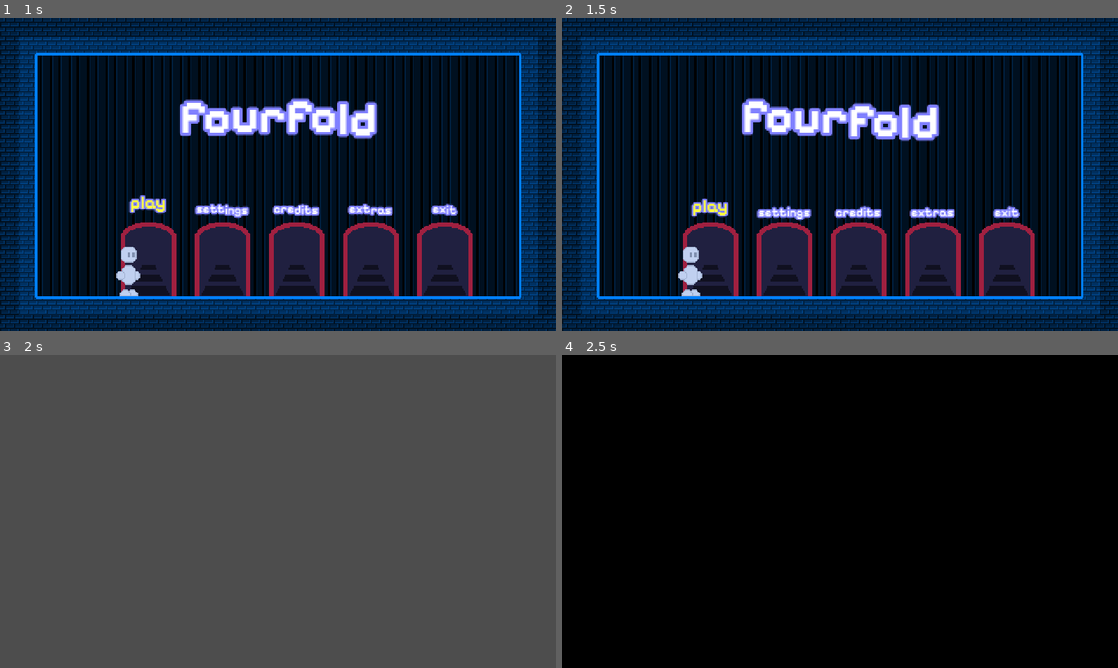
Above: before the commit, frames 1-4 (two rows, left to right).
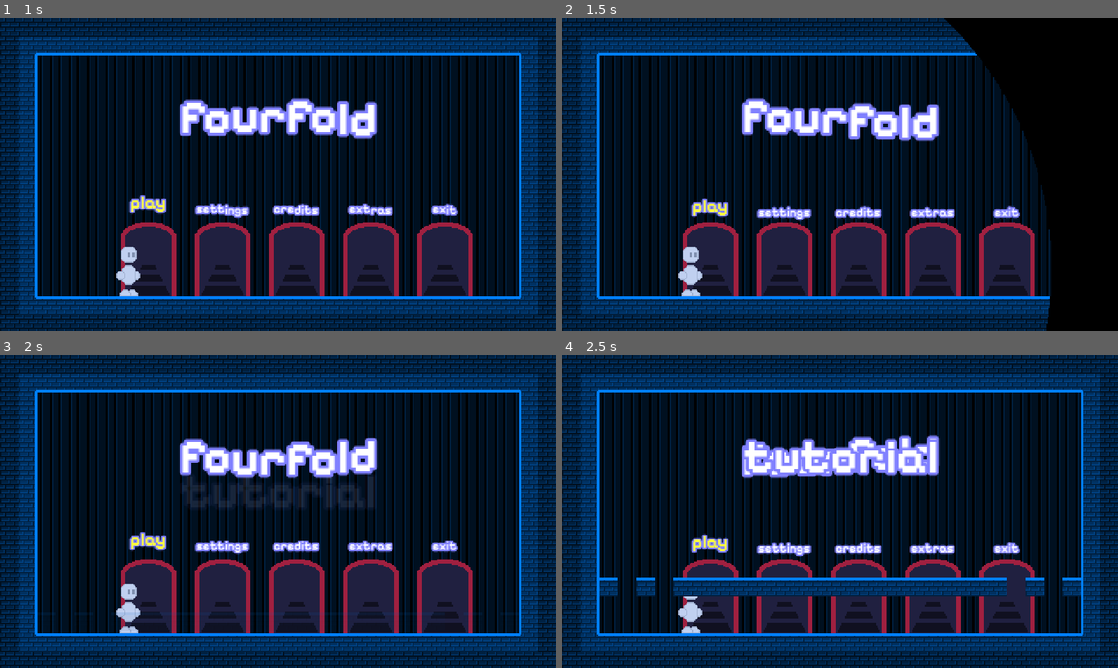
Above: after the commit, the same moments.

Repository: beatrixwashere/fourfold_gmtk2024
Game: Godot game, scene res://scenes/menu.tscn
The game is run twice, just before and just after one commit, with the same random seed, the same clock (stepped at 60 frames per second) and the same inputs.
Inputs:
- Up to frame 1 (1 s): tap Enter at 0.5 s; hold D from 0.53 s (still down); tap Space at 0.6, 0.77 s
- Up to frame 2 (1.5 s): keep holding D; tap Space at 1.07 s; tap J at 1.35 s
- Up to frame 3 (2 s): keep holding D; tap Space at 1.52, 1.55, 1.82 s
- Up to frame 4 (2.5 s): release D at 2.03 s; hold A from 2.03 s (still down); tap Z at 2.1 s; tap Space at 2.3 s

Frame 1 is identical in both runs. In frame 2, 15% of the frame differs, in the area x 68-100%, y 0-100%; in frame 3, 100%, in the area x 0-100%, y 0-100%; in frame 4, 88%.

Commit message:
add gameplay door functionality

Diff:
--- a/scripts/special/special_door.gd
+++ b/scripts/special/special_door.gd
@@ -16,11 +16,24 @@
 # option selection
 func _input(event: InputEvent) -> void:
 	if active && event is InputEventKey && event.keycode == KEY_SPACE:
+		active = false
 		match name:
+			"floor":
+				player.can_update = false
+				$sfx.play()
+				await player.get_node("door_enter").fade_out()
+				sequence.new_floor()
+			"next":
+				player.can_update = false
+				$sfx.play()
+				await player.get_node("door_enter").fade_out()
+				sequence.next_room()
 			"play":
 				player.can_update = false
 				$sfx.play()
 				await player.get_node("door_enter").fade_out()
+				transitions.start_transition("tutorial")
+				await get_tree().create_timer(2.0).timeout
 				get_tree().change_scene_to_file("res://scenes/rooms/tutorial.tscn")
 				music.change_smooth(0, 1)
 			"settings":
@@ -39,7 +52,6 @@
 				# if quit doesn't get called for whatever reason
 				player.get_node("door_enter").fade_in()
 				player.can_update = true
-		active = false
 # helper function for going through menu doors
 func door_helper(room: String) -> void:
 	player.can_update = false
